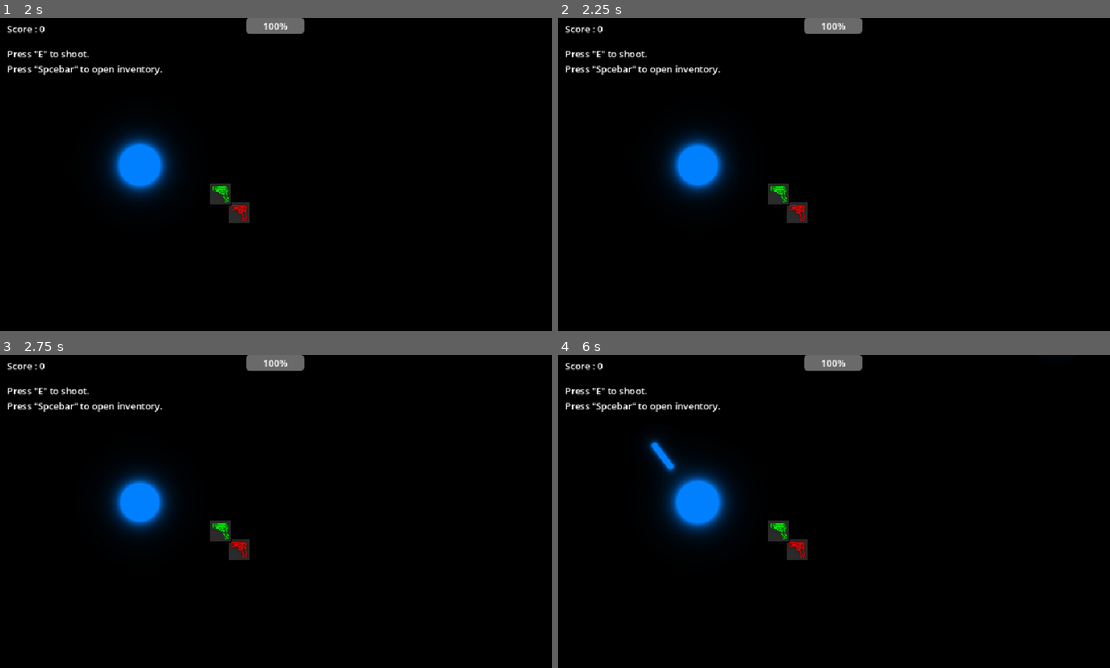
Above: before the commit, frames 1-4 (two rows, left to right).
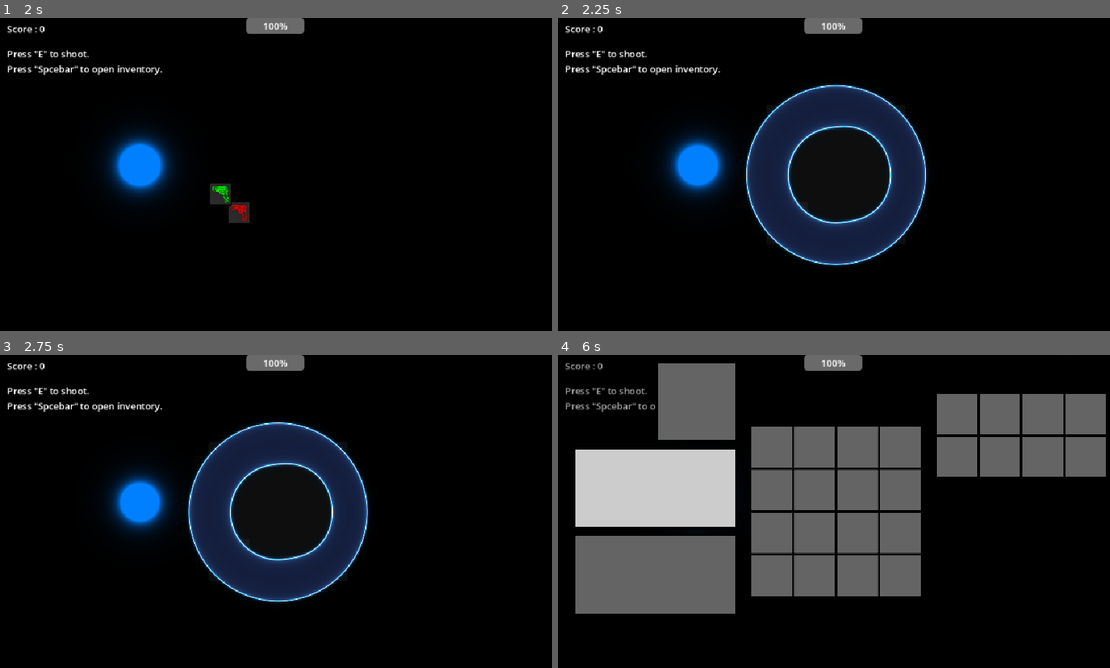
Above: after the commit, the same moments.

Repository: loco-choco/quantux-ui-experiment
Game: Godot game, scene res://scenes/main.tscn
Two runs of this game, one before a commit and one after it. Both use one fixed random seed, a clock stepped at 60 frames per second and the inputs below. The engine's default icon, where the game draws it, is replaced by a stand-in: a white triangle on a blue panel in a dark square.
Inputs (mouse positions are in pixels of both pictures, inside the frame that each line leads up to):
- Up to frame 1 (2 s): click (276, 155) at 0.52 s; type "Alex" at 0.6 s; click "Start" at 1.25 s
- Up to frame 2 (2.25 s): tap E (pickup_item) at 2 s; move the mouse to (960, 158) at 2.02 s; hold Tab (hud_toggle_quick_inv) from 2.03 s (still down); click (960, 158) at 2.17 s
- Up to frame 3 (2.75 s): keep holding Tab (hud_toggle_quick_inv)
- Up to frame 4 (6 s): tap E (pickup_item) at 2.75, 2.85, 3.5, 4.25, 5, 5.75 s; move the mouse to (723, 527) at 2.77 s; release Tab (hud_toggle_quick_inv) at 2.78 s; click (723, 527) at 2.92 s; move the mouse to (889, 442) at 3.52 s; tap Left (player_move_x_neg) at 3.6 s; click (889, 442) at 3.67 s; move the mouse to (806, 574) at 4.27 s; tap Right (player_move_x_pos) at 4.35 s; click (806, 574) at 4.42 s; move the mouse to (1005, 558) at 5.02 s; tap Up (player_move_y_neg) at 5.1 s; click (1005, 558) at 5.17 s; tap Space (hud_toggle_inventory) at 5.65 s; move the mouse to (668, 464) at 5.77 s; tap Down (player_move_y_pos) at 5.85 s; click (668, 464) at 5.92 s

Frame 1 is identical in both runs. In frame 2, 11% of the frame differs, in the area x 33-67%, y 21-80%; in frame 3, 11%; in frame 4, 41%, in the area x 1-100%, y 2-83%.
Error before the commit: Cannot call method 'hide' on a null value. (res://scripts/ui/hud.gd:6)

Commit message:
fixed shader reference

Diff:
--- a/scenes/inventory/quick_inventory/radial_inventory.tscn
+++ b/scenes/inventory/quick_inventory/radial_inventory.tscn
@@ -3,7 +3,7 @@
 [ext_resource type="Script" uid="uid://c221opmv2p7te" path="res://scripts/ui/inventory/radial_inventory/radial_inventory.gd" id="1_8b5nj"]
 [ext_resource type="PackedScene" uid="uid://b1ykrmc557ifc" path="res://scenes/inventory/quick_inventory/radial_inventory_entry.tscn" id="1_fx4eu"]
 [ext_resource type="Texture2D" uid="uid://bidf8wxw1wkkp" path="res://assets/icon.svg" id="3_djp4d"]
-[ext_resource type="Shader" uid="uid://cdjk6mlp737ic" path="res://scenes/inventory/quick_inventory/radial_inventory.gdshader" id="3_lrawg"]
+[ext_resource type="Shader" uid="uid://cnhc7mkqfipgu" path="res://resources/shaders/radial_inventory.gdshader" id="3_lrawg"]
 
 [sub_resource type="StyleBoxEmpty" id="StyleBoxEmpty_8b5nj"]
 
